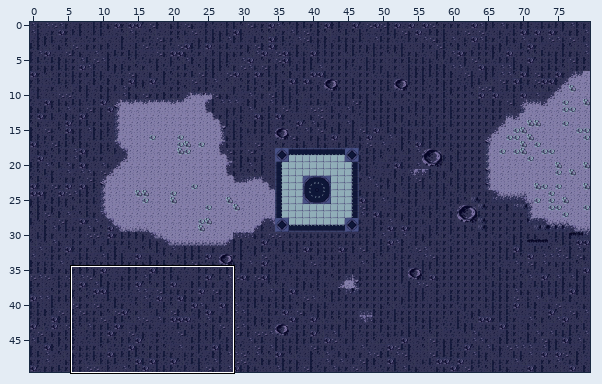
Tiled map, stored at assets/nightMap.tmx. The picture above shows the old version from afar; the outline marks the close-up.
Close-up. Earlier state:
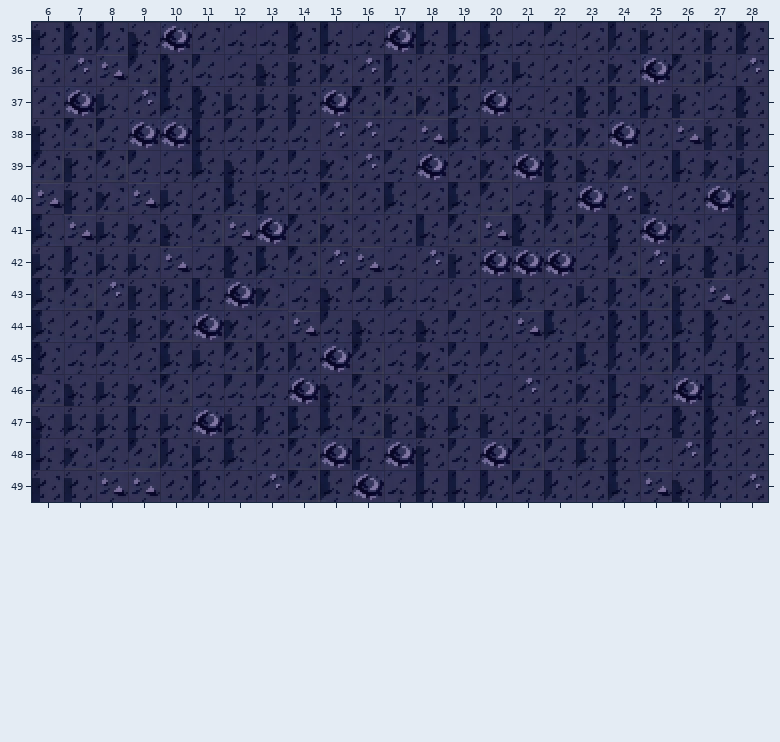
Cells are 16x16 px. Shown: x 6..28, y 35..49. The commit also changed other parts of the map, which this record leaves out. The commit also replaced the tileset; all pictures use the new one.
The same view after the edit:
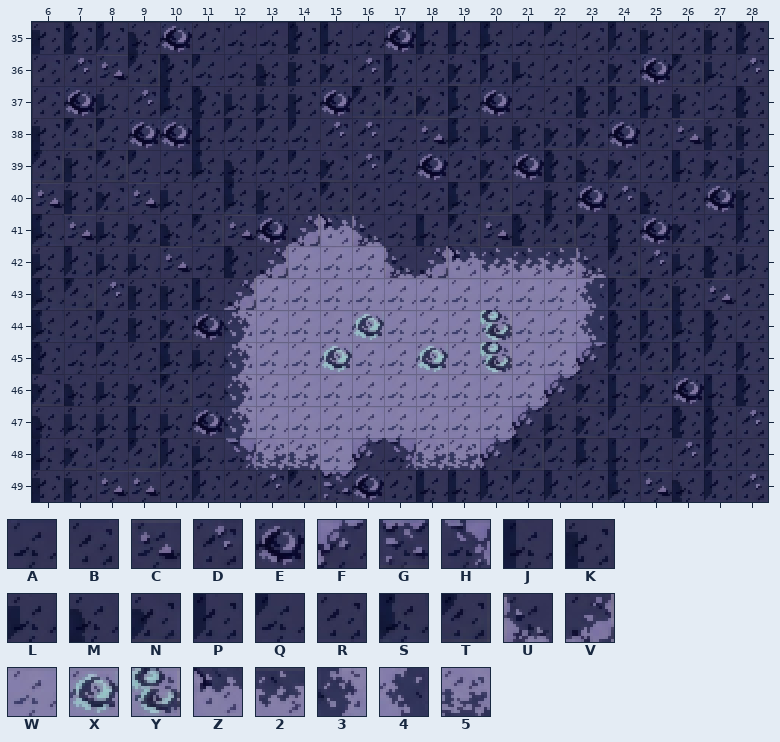
Key: from "TilesetNuit": A 144, B 145, C 146, D 147, E 148, F 150, G 151, H 152, J 160, K 161, L 162, M 164, N 165, P 176, Q 177, R 178, S 179, T 180, U 182, V 184, W 193, X 194, Y 195, Z 200, 2 201, 3 214, 4 215, 5 217.
_ is an empty cell, . an unchanged one.
The exact change:
--- layer "Calque de Tuiles 1"
@@ x 12..23 @@
-40 .....S......
-41 ..TNBR......
-42 .STDCADKEEEA
-43 ENAMQLABASBL
-44 NBCQMAMQRCSB
-45 TPPETANQQBRS
-46 QQEMTNKTADR.
-47 LPSSTKMSKR..
-48 SRTEJEKQE...
-49 ...S.A......
+40 .....A......
+41 ..VZUA......
+42 .VWWWUVZ222U
+43 VWWWWWWWWWW4
+44 3WWWXWWWYWW4
+45 3WWXWWXWYWWF
+46 3WWWWWWWWWF.
+47 3WWWWWWWWF..
+48 H55WFH55F...
+49 ...G.R......
